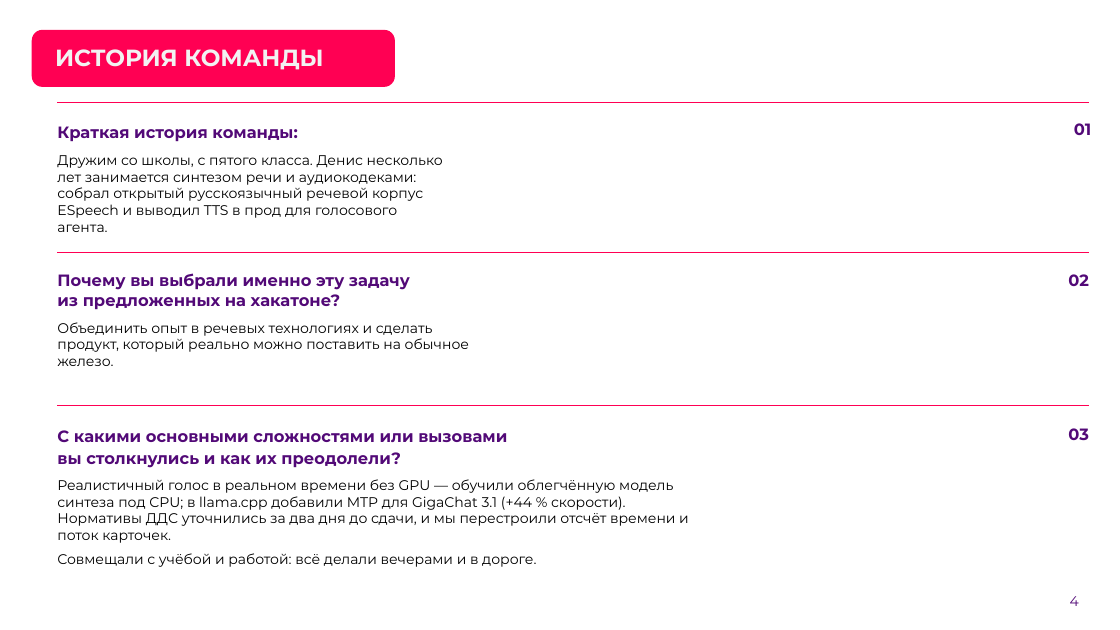
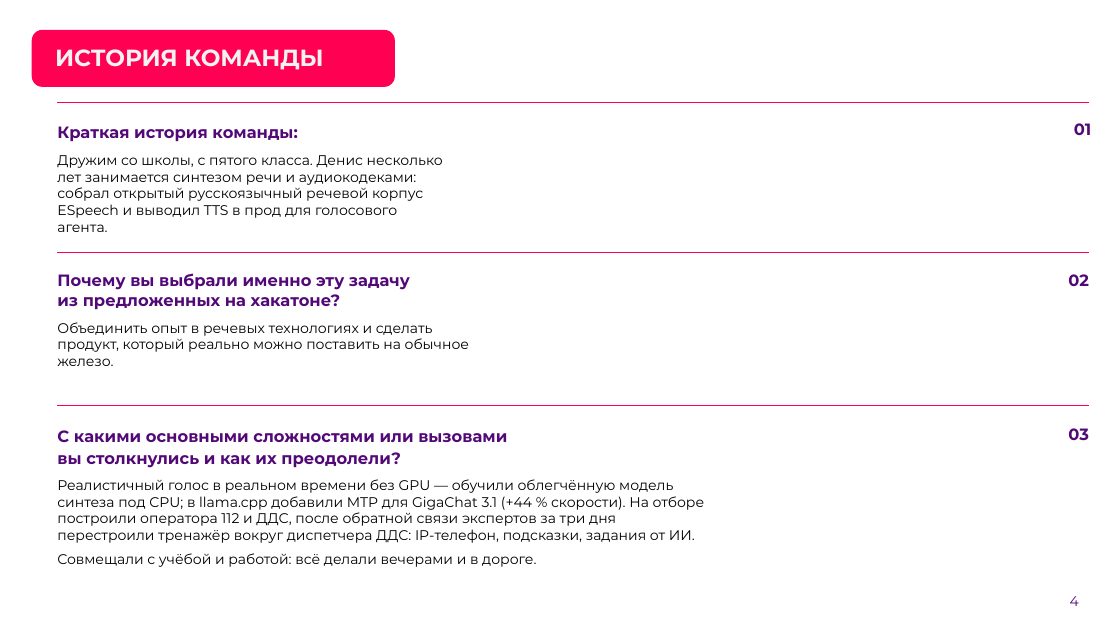
Before and after one commit to Den4ikAI/arm112-trainer_final, a slide deck: slide 4 of docs/презентация.pptx. Drawn at 1120x630 pixels with LibreOffice and Linux fonts; fonts in the diff are those of the drawing; background and template pictures are left out. Boxes give left, top, right and bottom in pixels: in the first picture for what was removed or moved away, otherwise in the second. Text is boxed around its words. In the diff, an @@ line names an element or a change of style, - is before the commit and + after.

Commit message:
Презентация финала: тренажёр диспетчера ДДС — 17 слайдов, обязательный блок шаблона

```diff
--- a/docs/презентация.pptx
+++ b/docs/презентация.pptx
@@ text at (57,479,705,543): text changed @@
-Реалистичный голос в реальном времени без GPU — обучили облегчённую модель синтеза под CPU; в llama.cpp добавили MTP для GigaChat 3.1 (+44 % скорости). Нормативы ДДС уточнились за два дня до сдачи, и мы перестроили отсчёт времени и поток карточек.
+Реалистичный голос в реальном времени без GPU — обучили облегчённую модель синтеза под CPU; в llama.cpp добавили MTP для GigaChat 3.1 (+44 % скорости). На отборе построили оператора 112 и ДДС, после обратной связи экспертов за три дня перестроили тренажёр вокруг диспетчера ДДС: IP-телефон, подсказки, задания от ИИ.
```
Also in this commit, not shown: 4 other slides changed, 11 slides added, 21 slides removed, 15 other files.
